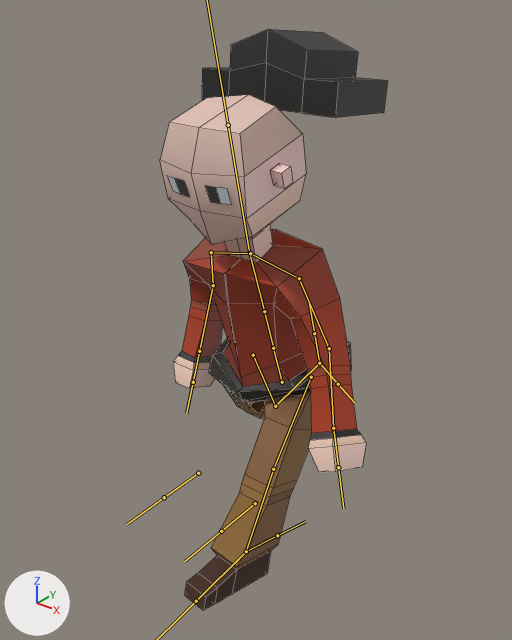
What one commit did to the FBX model Assets/pirate_man.fbx.
Before and after are seen from a 50 mm camera at (1.249, -1.715, 1.921) aimed at (-0.031, -0.115, 0.929). The axes (+X, +Y, +Z) are drawn at lower left. The lights are the same throughout. Both versions are drawn at frame 33 of the action 'Armature|2running'; the numbers are the values there. The bones that bend it are drawn over the model as lines. Mesh edges are drawn as thin lines.

Names of what the first picture shows: 'Cube.001', 'Guy'.
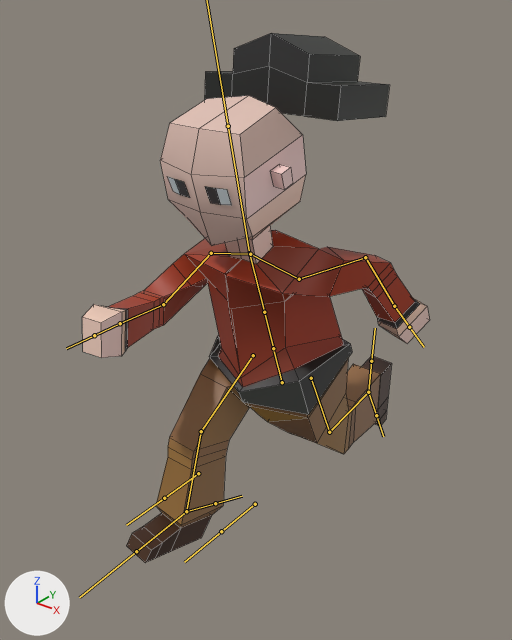
Changed parts and their boxes (x1, y1, x2, y2) in the pictures (512 x 640 px):
'Guy', posed (69% wider, 9% shorter): before (160, 95, 366, 611); after (82, 96, 430, 563)
'Cube.001', posed: before (202, 29, 388, 118); after (205, 33, 389, 121)
bone 'UpperArm.L', root to tip: before (299, 278) to (329, 348); after (299, 279) to (365, 257)
bone 'LowerArm.L', root to tip: before (329, 348) to (333, 428); after (365, 257) to (394, 306)
bone 'UpperArm.R', root to tip: before (211, 252) to (213, 285); after (211, 253) to (163, 304)
bone 'LowerArm.R', root to tip: before (213, 285) to (199, 351); after (163, 304) to (120, 323)
bone 'UpperLeg.L', root to tip: before (311, 377) to (273, 469); after (311, 378) to (329, 432)
bone 'LowerLeg.L', root to tip: before (273, 469) to (246, 551); after (329, 432) to (368, 392)
bone 'Foot.L', root to tip: before (246, 551) to (196, 601); after (368, 392) to (376, 415)
bone 'UpperLeg.R', root to tip: before (253, 355) to (275, 406); after (253, 355) to (201, 431)
bone 'LowerLeg.R', root to tip: before (275, 406) to (319, 363); after (201, 431) to (186, 511)
bone 'Foot.R', root to tip: before (319, 363) to (338, 384); after (186, 511) to (136, 551)

Diff of the bpy script that builds the scene:
```diff
--- a/Assets/pirate_man.fbx.py
+++ b/Assets/pirate_man.fbx.py
@@ bone_upperarm_l @@
 bone_upperarm_l = bpy.data.objects['Armature'].pose.bones['UpperArm.L']  # child of 'Shoulder.L'
-bone_upperarm_l.rotation_quaternion = (0.847, 0.146, 0.059, -0.508)  # degrees (11, 14, -61)
+bone_upperarm_l.rotation_quaternion = (0.57, -0.274, 0.634, -0.445)  # degrees (-87, 29, -103)
@@ bone_lowerarm_l @@
 bone_lowerarm_l = bpy.data.objects['Armature'].pose.bones['LowerArm.L']  # child of 'UpperArm.L'
-bone_lowerarm_l.rotation_quaternion = (0.968, 0.217, -0.098, 0.074)  # degrees (25, -13, 6)
+bone_lowerarm_l.rotation_quaternion = (0.868, 0.464, -0.156, 0.085)  # degrees (56, -20, 0)
@@ bone_upperarm_r @@
 bone_upperarm_r = bpy.data.objects['Armature'].pose.bones['UpperArm.R']  # child of 'Shoulder.R'
-bone_upperarm_r.rotation_quaternion = (0.831, 0.005, -0.21, 0.515)  # degrees (-13, -21, 66)
+bone_upperarm_r.rotation_quaternion = (0.833, 0.339, 0.196, 0.392)  # degrees (46, 4, 52)
@@ bone_lowerarm_r @@
 bone_lowerarm_r = bpy.data.objects['Armature'].pose.bones['LowerArm.R']  # child of 'UpperArm.R'
-bone_lowerarm_r.rotation_quaternion = (0.855, 0.445, 0.207, 0.168)  # degrees (58, 12, 29)
+bone_lowerarm_r.rotation_quaternion = (0.79, 0.539, 0.241, 0.169)  # degrees (72, 11, 32)
@@ bone_upperleg_l @@
 bone_upperleg_l = bpy.data.objects['Armature'].pose.bones['UpperLeg.L']  # child of 'Root'
-bone_upperleg_l.rotation_quaternion = (0.899, 0.433, -0.065, -0.035)  # degrees (52, -5, -7)
+bone_upperleg_l.rotation_quaternion = (0.995, -0.101, -0.005, -0.006)  # degrees (-12, -1, -1)
@@ bone_lowerleg_l @@
 bone_lowerleg_l = bpy.data.objects['Armature'].pose.bones['LowerLeg.L']  # child of 'UpperLeg.L'
-bone_lowerleg_l.rotation_quaternion = (0.998, -0.058, 0.0, -0.002)  # degrees (-7, 0, 0)
+bone_lowerleg_l.rotation_quaternion = (0.851, -0.525, 0.0, -0.017)  # degrees (-63, -1, -2)
@@ bone_foot_l @@
 bone_foot_l = bpy.data.objects['Armature'].pose.bones['Foot.L']  # child of 'LowerLeg.L'
-bone_foot_l.rotation_quaternion = (0.987, -0.127, 0.039, -0.093)  # degrees (-15, 3, -11)
+bone_foot_l.rotation_quaternion = (0.998, -0.059, 0.001, -0.029)  # degrees (-7, 0, -3)
@@ bone_upperleg_r @@
 bone_upperleg_r = bpy.data.objects['Armature'].pose.bones['UpperLeg.R']  # child of 'Root'
-bone_upperleg_r.rotation_quaternion = (0.993, -0.114, -0.006, -0.014)  # degrees (-13, -1, -2)
+bone_upperleg_r.rotation_quaternion = (0.807, 0.59, -0.014, -0.011)  # degrees (72, -1, -2)
@@ bone_lowerleg_r @@
 bone_lowerleg_r = bpy.data.objects['Armature'].pose.bones['LowerLeg.R']  # child of 'UpperLeg.R'
-bone_lowerleg_r.rotation_quaternion = (0.82, -0.572, 0.0, 0.019)  # degrees (-70, 1, 2)
+bone_lowerleg_r.rotation_quaternion = (0.95, -0.311, 0.0, 0.01)  # degrees (-36, 0, 1)
@@ bone_foot_r @@
 bone_foot_r = bpy.data.objects['Armature'].pose.bones['Foot.R']  # child of 'LowerLeg.R'
-bone_foot_r.rotation_quaternion = (0.998, -0.05, 0.038, -0.001)  # degrees (-6, 4, 0)
+bone_foot_r.rotation_quaternion = (0.995, 0.038, -0.092, -0.024)  # degrees (5, -10, -3)
```
